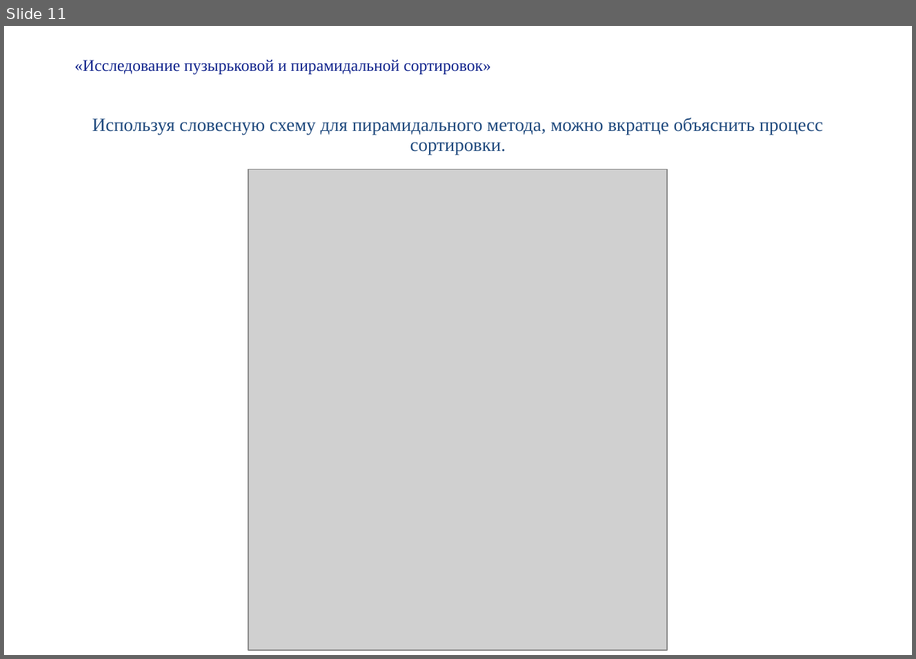
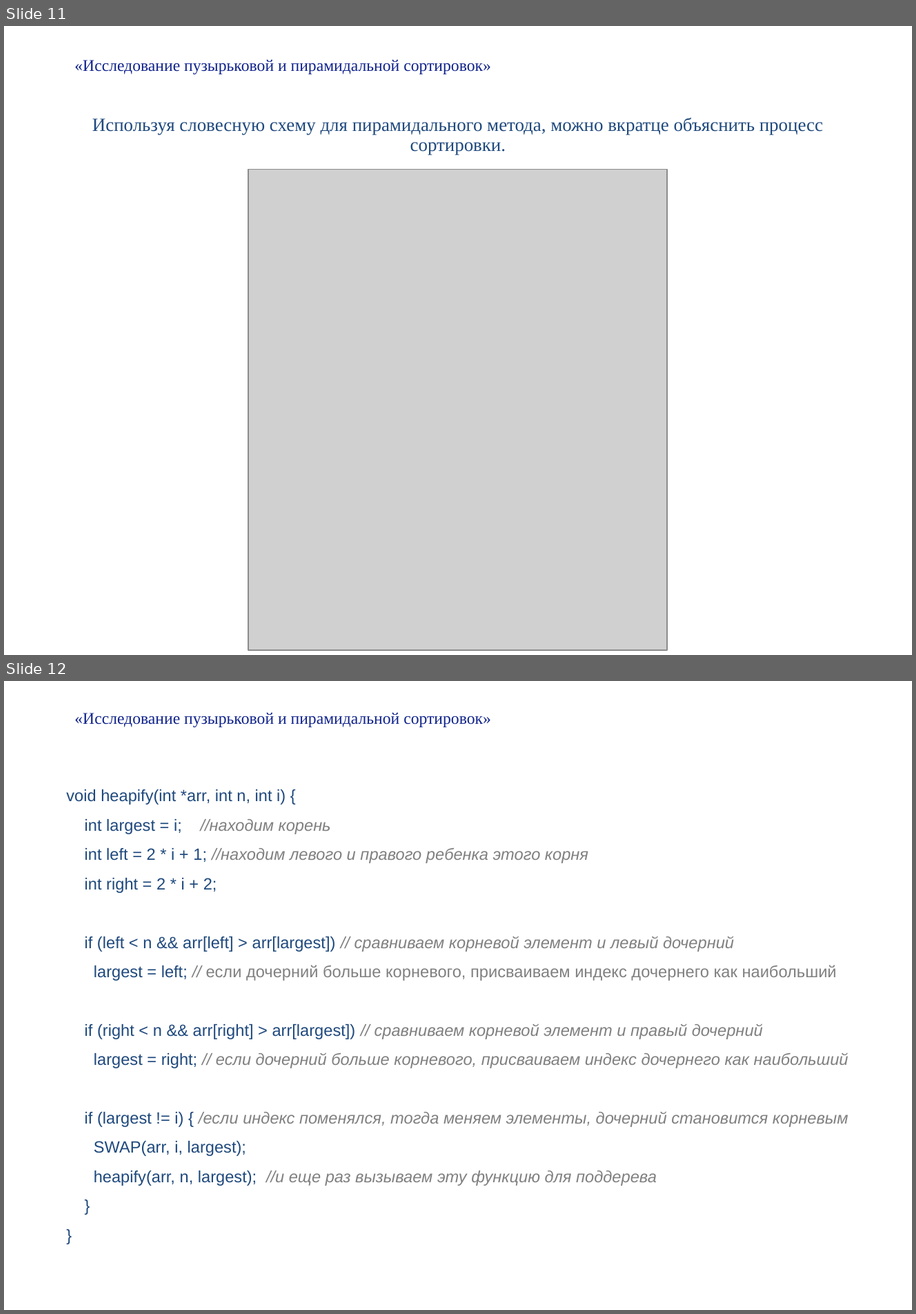
Before and after one commit to glukhovsa/TeamDz, a slide deck: Презентация.pptx. Shown one above the other, each under a label of ours: slide 11 before the commit, slides 11 and 12 after it. The pictures are 916x659 and 916x1314 pixels, drawn with LibreOffice and Linux fonts; fonts in the diff are those of the drawing; grey boxes stand for pictures. Boxes give left, top, right and bottom in pixels: in the first picture for what was removed or moved away, otherwise in the second. Text is boxed around its words. In the diff, an @@ line names an element or a change of style, - is before the commit and + after.

```diff
--- a/Презентация.pptx
+++ b/Презентация.pptx
@@ slide 12 added at <box>4,681,912,1310</box>, background #FFFFFF @@
@@ title added at <box>74,712,491,727</box>, 14 pt, text #0F228B @@
+«Исследование пузырьковой и пирамидальной сортировок»
@@ subtitle added at <box>66,789,849,1185</box>, 14 pt, text #808080, italic @@
+void heapify(int *arr, int n, int i) {
+int largest = i; //находим корень
+int left = 2 * i + 1; //находим левого и правого ребенка этого корня
+int right = 2 * i + 2;
+if (left < n && arr[left] > arr[largest]) // сравниваем корневой элемент и левый дочерний
+largest = left; // если дочерний больше корневого, присваиваем индекс дочернего как наибольший
+if (right < n && arr[right] > arr[largest]) // сравниваем корневой элемент и правый дочерний
+largest = right; // если дочерний больше корневого, присваиваем индекс дочернего как наибольший
+if (largest != i) { /если индекс поменялся, тогда меняем элементы, дочерний становится корневым
+SWAP(arr, i, largest);
+heapify(arr, n, largest); //и еще раз вызываем эту функцию для поддерева
+}
+}
```
Also in this commit, not shown: 6 slides changed, 4 other slides added, 3 other files.
